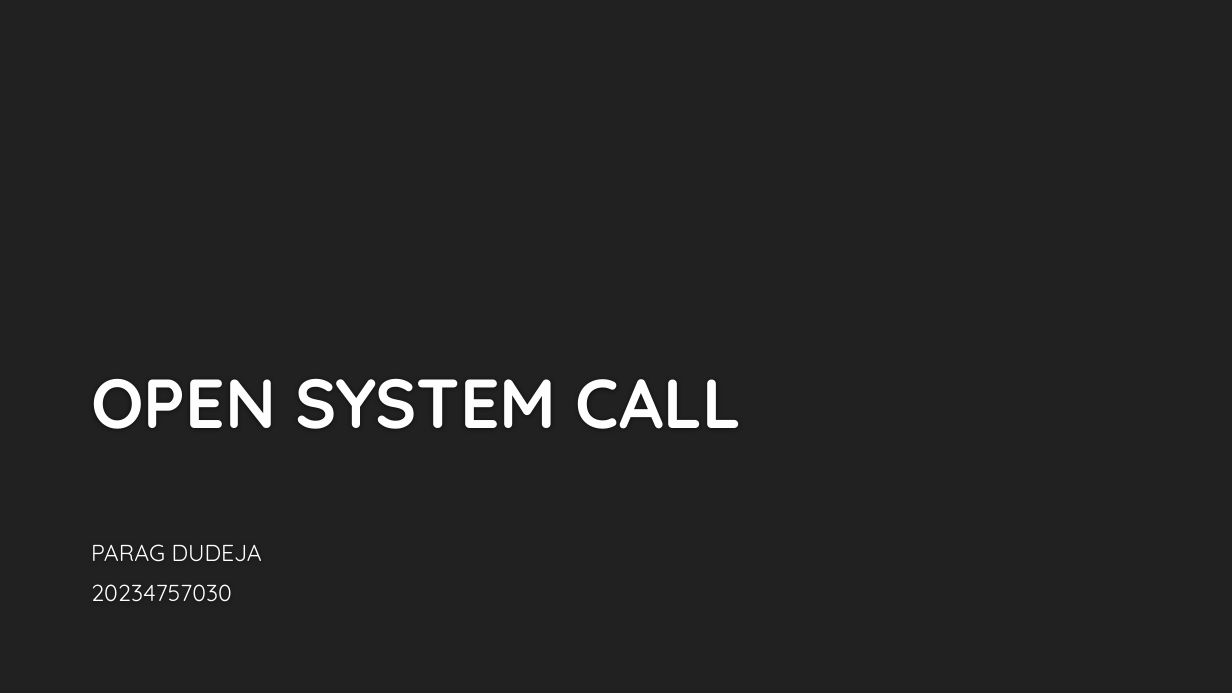
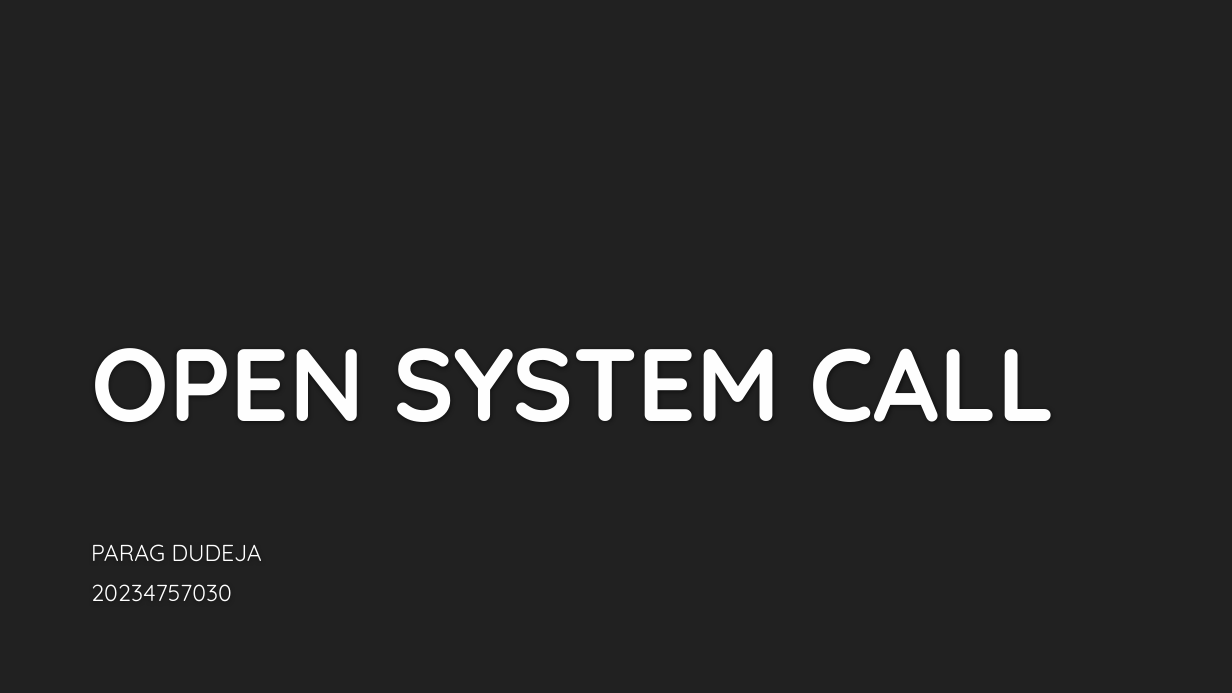
Before and after one commit to paragdudeja/Advanced-OS, a slide deck: slide 1 of OpenSystemCall-ParagDudeja.pptx. Drawn at 1232x693 pixels with LibreOffice and Linux fonts; fonts in the diff are those of the drawing; background and template pictures are left out. Boxes give left, top, right and bottom in pixels: in the first picture for what was removed or moved away, otherwise in the second. Text is boxed around its words. In the diff, an @@ line names an element or a change of style, - is before the commit and + after.

Commit message:
Update PPT

```diff
--- a/OpenSystemCall-ParagDudeja.pptx
+++ b/OpenSystemCall-ParagDudeja.pptx
@@ title "OPEN SYSTEM CALL" at bbox=[91, 348, 1054, 422]: size 54 to 80 pt @@
```
Also in this commit, not shown: 1 other slide changed.
